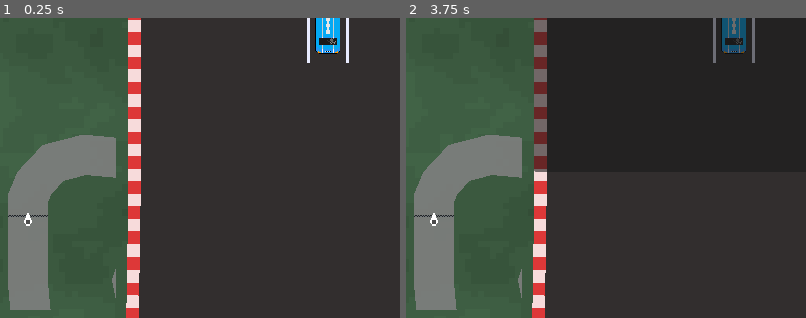
Above: before the commit, frames 1-2 (left to right).
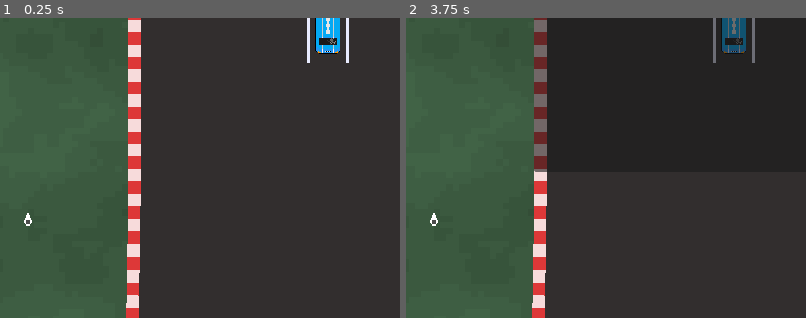
Above: after the commit, the same moments.

Repository: Tab-e-n/web-racing-game
Game: Godot game, scene res://gameplay.tscn
Same seed, same stepped clock (60 frames per second), same inputs: the game is played once before the commit and once after it. This scene is started directly instead of the project's main scene.
Inputs:
- Up to frame 1 (0.25 s): no input
- Up to frame 2 (3.75 s): tap Enter at 0.5, 2, 3.5 s; hold Right (right) 0.53-1.28 s; hold Shift (shift) 0.53-1.28 s; tap Delete at 0.8, 1.35, 2.3, 2.85 s; tap Space at 1.25, 2.75 s; hold Down (down) 1.28-2.03 s; tap Shift (shift) at 1.55, 3.05 s; hold Right (right) 2.03-2.78 s; hold Shift (shift) 2.03-2.78 s; hold Up (up) 2.78-3.53 s; hold Left (left) from 3.53 s (still down); hold Tab from 3.53 s (still down)
The pictures show only the part of the screen within x 9-59%, y 49-99%; the shares and areas given below are measured in that part.

The runs differ from the first frame. In frame 1, 7.3% of the frame differs, in the area x 2-29%, y 39-98%; in frame 2, 7.3%.

Commit message:
Web fixes

Diff:
--- a/Netcode.gd
+++ b/Netcode.gd
@@ -7,6 +7,7 @@
 signal player_disconnected(peer_id)
 signal server_disconnected
 signal recieved_time(peer_id, time, lap)
+signal map_changed(map)
 
 const PORT = 7000
 const DEFAULT_SERVER_IP = "127.0.0.1" # IPv4 localhost
@@ -88,6 +89,8 @@
 
 func _physics_process(delta):
 	if multiplayer.multiplayer_peer != null:
+		if Input.is_action_just_pressed("spectator"):
+			become_spectator()
 		if multiplayer.is_server() and gameplay_active:
 			get_car_data.rpc()
 
@@ -109,6 +112,7 @@
 
 			if players_loaded.size() >= players_amount and not temp_start_countdown:
 				players_loaded = []
+				print("All have loaded")
 				start_countdown.rpc()
 
 			if Input.is_action_just_pressed("F1") and temp_start_countdown:
@@ -166,7 +170,7 @@
 		send_car_data.rpc({})
 
 
-@rpc("any_peer", "call_remote", "unreliable")
+@rpc("any_peer", "call_local", "unreliable")
 func send_car_data(car_data : Dictionary):
 	var peer_id = multiplayer.get_remote_sender_id()
 	if players.has(peer_id):
@@ -178,7 +182,7 @@
 func send_game_info(game_info : Dictionary):
 	print("i got sent game info")
 
-	current_track_name = game_info["track_name"]
+	change_map(game_info["track_name"])
 	if game_info["become_spectator"]:
 		become_spectator()
 	else:
@@ -198,10 +202,8 @@
 func change_map(track_name : String):
 	print("changing map: ", track_name)
 
-	if track_name == current_track_name:
-		call_deferred("set", "current_track_name", track_name)
-		track_name = ""
 	current_track_name = track_name
+	map_changed.emit(current_track_name)
 	send_time.rpc(0, false, 0)
 
 	become_player()
@@ -251,15 +253,16 @@
 
 func check_player_finish():
 	for i in players:
+		print(i, " ", players[i]["finished"], " ", players[i]["car_data"])
 		if not players[i]["finished"] and not players[i]["car_data"].is_empty():
 			return
 	print("everyone finished")
 	end_race()
 
 
-func _on_race_finished(race_timer):
+func _on_race_finished(race_timer, lap):
 	print("i finished")
-	send_time.rpc(race_timer, true)
+	send_time.rpc(race_timer, true, lap)
 
 
 func _on_lap_finished(race_timer, lap):
@@ -326,6 +329,8 @@
 
 
 func end_race():
+	if vote_timer > 0:
+		return
 	print("race is over")
 	if multiplayer.is_server():
 		time_till_timeout = 0
@@ -379,11 +384,12 @@
 
 func _on_player_disconnected(id):
 	players.erase(id)
-	player_disconnected.emit(id)
 	if multiplayer.is_server():
 		if players_loaded.find(id) != -1:
 			players_loaded.remove_at(players_loaded.find(id))
 		votes.erase(id)
+	player_disconnected.emit(id)
+	check_player_finish()
 	print("player ", id, " disconnected")
 
 
--- a/Objects/camera.tscn
+++ b/Objects/camera.tscn
@@ -366,9 +366,9 @@
 anchor_right = 0.5
 anchor_bottom = 0.5
 offset_left = -366.0
-offset_top = -277.0
+offset_top = -296.0
 offset_right = 366.0
-offset_bottom = -183.0
+offset_bottom = -202.0
 grow_horizontal = 2
 grow_vertical = 2
 
--- a/Scripts/camera.gd
+++ b/Scripts/camera.gd
@@ -61,9 +61,9 @@
 
 
 func _physics_process(_delta):
-	$speedometer.visible = !Global.ui_hidden
-	$minimap.visible = !Global.ui_hidden
-	$score.visible = !Global.ui_hidden
+	$speedometer.visible = !(Global.ui_hidden or Net.is_a_spectator)
+	$minimap.visible = !(Global.ui_hidden or Net.is_a_spectator)
+	$score.visible = !(Global.ui_hidden or Net.is_a_spectator)
 	$car_stats.visible = Global.debug_mode
 
 	if Net.is_a_spectator:
@@ -134,9 +134,9 @@
 
 
 func update_player_list_time(_peer_id, _time, _laps):
-	update_player_list()
+	update_player_list(_peer_id)
 
-func update_player_list():
+func update_player_list(_peer_id = 1):
 	#print(player_list)
 	for i in Net.players.keys():
 		if not $players.player_list.has(i):
@@ -173,7 +173,7 @@
 		$vote_buttons.get_child(i).text = Net.vote_options[i]
 
 
-func _on_gameplay_race_finished(final_time):
+func _on_gameplay_race_finished(final_time, _lap):
 	$on_finish_image.modulate.a = 1
 	$score/timer.text = format_time(final_time)
 	race_finished = true
--- a/Scripts/gameplay.gd
+++ b/Scripts/gameplay.gd
@@ -4,7 +4,7 @@
 
 signal lap_finished(lap)
 signal race_started()
-signal race_finished(final_time)
+signal race_finished(final_time, lap)
 signal wrong_way()
 
 
@@ -63,8 +63,7 @@
 	is_racing = false
 	timer_has_started = false
 	$Racecar.is_taking_inputs = false
-	$camera.start_vote() # premistil jsem ti funkci ha ha ha
-	# Tam kde si to dal predtim to sice fungovalo, ale bylo to moc zamotane
+	$camera.start_vote()
 
 
 func player_did_a_lap():
@@ -76,8 +75,8 @@
 		lap_finished.emit(current_lap)
 		Net._on_lap_finished(race_timer, current_lap)
 	else:
-		race_finished.emit(race_timer)
-		Net._on_race_finished(race_timer)
+		race_finished.emit(race_timer, current_lap)
+		Net._on_race_finished(race_timer, current_lap)
 
 
 func _on_server_disconnect():
--- a/Scripts/opponent_visualizer.gd
+++ b/Scripts/opponent_visualizer.gd
@@ -20,13 +20,13 @@
 
 		if not has_node(String.num(i)):
 			var new_op : Sprite2D = Sprite2D.new()
-			new_op.texture = preload("res://Textures/placeholder_car_2.png")
+			new_op.texture = Palettes.CAR_MODELS[Net.players[i]["car_model"]]
 			new_op.name = String.num(i)
 
 			new_op.material = ShaderMaterial.new()
 			new_op.material.shader = preload("res://Scripts/palette_replacer.gdshader")
 			var palette = Palettes.PALETTES[Net.players[i]["palette"]].duplicate()
-			new_op.material.set_shader_parameter("dim", Color.DARK_GRAY)
+			new_op.material.set_shader_parameter("dim", Color.GRAY)
 			new_op.material.set_shader_parameter("palette", palette)
 			new_op.material.set_shader_parameter("active", true)
 
@@ -61,8 +61,10 @@
 		op.rotation = car_data["rotation"]
 		op.position = car_data["position"]
 		if car_data["sliding"]:
-			op.material.set_shader_parameter("dim", Color.DARK_GRAY * Color(0.5, 0.5, 0.5))
+			op.material.set_shader_parameter("dim", Color.GRAY * Color(0.5, 0.5, 0.5))
+		if car_data["drifting"]:
+			op.material.set_shader_parameter("dim", Color.GRAY * Color(0.75, 0.75, 0.75))
 		else:
-			op.material.set_shader_parameter("dim", Color.DARK_GRAY * Color(1, 1, 1))
+			op.material.set_shader_parameter("dim", Color.GRAY * Color(1, 1, 1))
 
 		op.get_node("name").rotation = -op.rotation
--- a/Scripts/racecar.gd
+++ b/Scripts/racecar.gd
@@ -207,6 +207,7 @@
 			var angle_dist = rotation_distance(new_angle, rotation)
 			var angle_sign = rotation_sign(rotation, new_angle)
 			rotation += angle_dist * angle_sign * 0.05
+			drifting_real_direction = rotation
 	#		print(rotation_apply_percent)
 	#		print($last_coll_rot.global_rotation)
 
@@ -524,6 +525,6 @@
 	is_taking_inputs = true
 
 
-func _on_race_finished(_race_timer):
+func _on_race_finished(_race_timer, _lap):
 	is_taking_inputs = false
 	forced_brake = true
--- a/Scripts/track_loader.gd
+++ b/Scripts/track_loader.gd
@@ -8,9 +8,15 @@
 var track_name : String = ""
 
 
+func _ready():
+	Net.map_changed.connect(change_track)
+	change_track(Net.current_track_name)
+
+
 func _physics_process(_delta):
-	if track_name != Net.current_track_name:
-		change_track(Net.current_track_name)
+	pass
+#	if track_name != Net.current_track_name:
+#		change_track(Net.current_track_name)
 
 
 func change_track(new_track_name : String):
--- a/project.godot
+++ b/project.godot
@@ -34,6 +34,10 @@
 [editor]
 
 run/main_run_args="--funnz --say=\"yesss\"s"
+
+[filesystem]
+
+import/blender/enabled=false
 
 [input]
 
@@ -86,6 +90,11 @@
 "events": [Object(InputEventKey,"resource_local_to_scene":false,"resource_name":"","device":-1,"window_id":0,"alt_press …(182 unchanged characters)…
 ]
 }
+spectator={
+"deadzone": 0.5,
+"events": [Object(InputEventKey,"resource_local_to_scene":false,"resource_name":"","device":-1,"window_id":0,"alt_pressed":false,"shift_pressed":false,"ctrl_pressed":false,"meta_pressed":false,"pressed":false,"keycode":0,"physical_keycode":4194336,"key_label":0,"unicode":0,"echo":false,"script":null)
+]
+}
 
 [rendering]
 
Not shown, changed: export_presets.cfg
